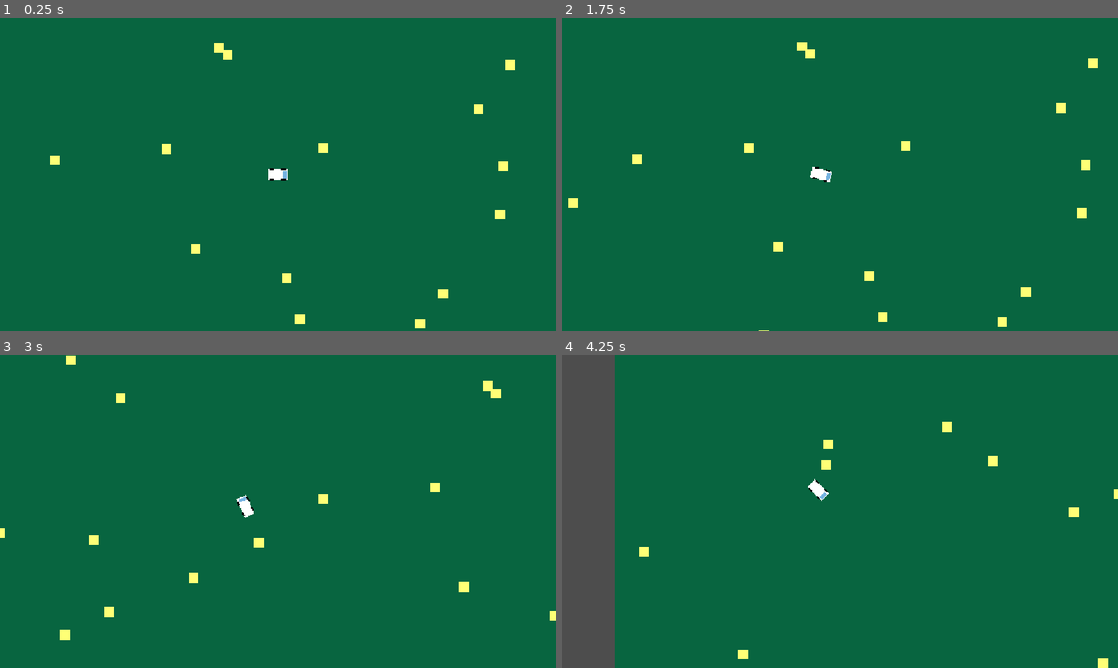
Above: before the commit, frames 1-4 (two rows, left to right).
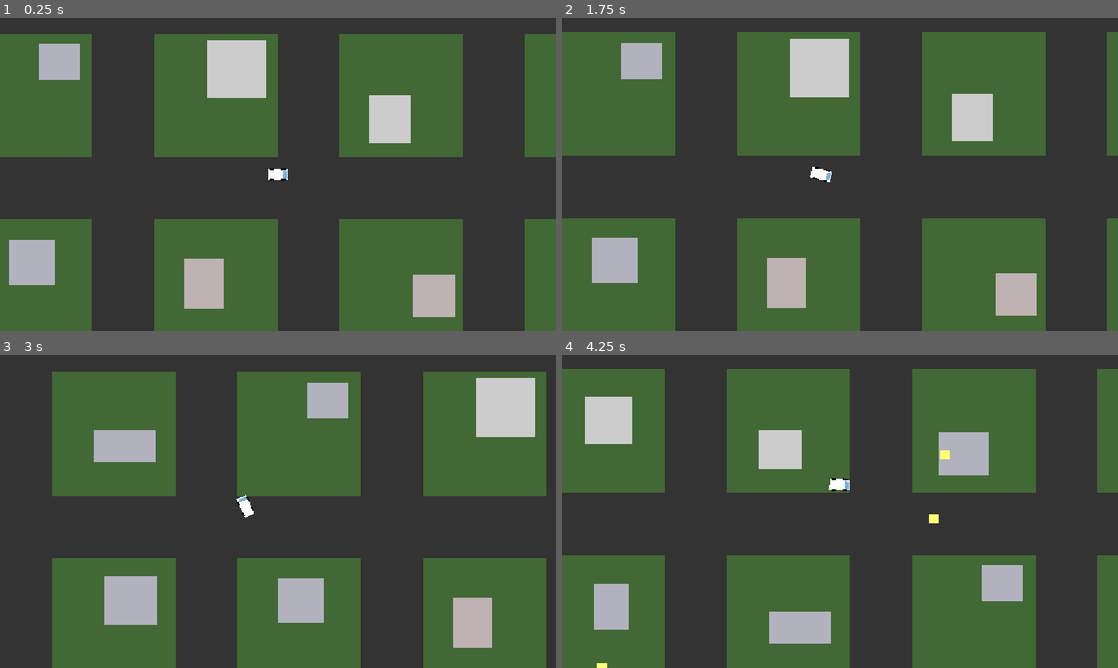
Above: after the commit, the same moments.

Repository: Bolb2019/Nexus
Game: Godot game, scene res://Main/Main.tscn
Two runs of this game, one before a commit and one after it. Both use one fixed random seed, a clock stepped at 60 frames per second and the inputs below.
Inputs (mouse positions are in pixels of both pictures, inside the frame that each line leads up to):
- Up to frame 1 (0.25 s): no input
- Up to frame 2 (1.75 s): tap Enter at 0.5 s; move the mouse to (962, 158) at 0.52 s; hold D (Turn_Right) 0.53-1.28 s; tap Alt at 0.6 s; click (962, 158) at 0.67 s; move the mouse to (728, 190) at 1.27 s; hold S (Backward) from 1.28 s (still down); tap Shift at 1.35 s
- Up to frame 3 (3 s): move the mouse to (333, 442) at 2.02 s; release S (Backward) at 2.03 s; hold D (Turn_Right) 2.03-2.78 s; tap Alt at 2.1 s; move the mouse to (250, 574) at 2.77 s; hold W (Forward) from 2.78 s (still down); tap Shift at 2.85 s; click (250, 574) at 2.92 s
- Up to frame 4 (4.25 s): move the mouse to (1006, 558) at 3.52 s; release W (Forward) at 3.53 s; hold A (Turn_Left) from 3.53 s (still down); tap Alt at 3.6 s

The runs differ from the first frame. In frame 1, 100% of the frame differs, in the area x 0-100%, y 0-100%; in frame 2, 100%; in frame 3, 100%; in frame 4, 100%.

Commit message:
feat: added procedurally generating map

Diff:
--- a/nexus/Main/Main.tscn
+++ b/nexus/Main/Main.tscn
@@ -1,46 +1,12 @@
 [gd_scene format=3 uid="uid://c5nq0x0kidi5v"]
 
+[ext_resource type="PackedScene" uid="uid://d2a4foka7duvy" path="res://Map_gen/city.tscn" id="1_amygn"]
 [ext_resource type="PackedScene" uid="uid://cs2esnkvg0kjt" path="res://Player/Player.tscn" id="1_lxy7q"]
 [ext_resource type="PackedScene" uid="uid://sikv4aa8o7vj" path="res://Objectives/Spawners/Cheese Spawner.tscn" id="2_83ytx"]
 
-[sub_resource type="RectangleShape2D" id="RectangleShape2D_83ytx"]
-size = Vector2(3017, 20)
-
 [node name="Main" type="Node2D" unique_id=381744176]
 
-[node name="ColorRect" type="ColorRect" parent="." unique_id=293351749]
-offset_right = 3000.0
-offset_bottom = 3000.0
-color = Color(0.03231424, 0.39786384, 0.2524828, 1)
-
-[node name="StaticBody2D" type="StaticBody2D" parent="ColorRect" unique_id=1423052646]
-position = Vector2(1, 5)
-
-[node name="CollisionShape2D" type="CollisionShape2D" parent="ColorRect/StaticBody2D" unique_id=381934893]
-position = Vector2(1498.5, 0)
-shape = SubResource("RectangleShape2D_83ytx")
-
-[node name="StaticBody2D2" type="StaticBody2D" parent="ColorRect" unique_id=1899354138]
-position = Vector2(-5, 2994)
-
-[node name="CollisionShape2D" type="CollisionShape2D" parent="ColorRect/StaticBody2D2" unique_id=910920735]
-position = Vector2(1498.5, 0)
-shape = SubResource("RectangleShape2D_83ytx")
-
-[node name="StaticBody2D3" type="StaticBody2D" parent="ColorRect" unique_id=458001691]
-rotation = 1.5707964
-
-[node name="CollisionShape2D" type="CollisionShape2D" parent="ColorRect/StaticBody2D3" unique_id=570279]
-position = Vector2(1498.5, 0)
-shape = SubResource("RectangleShape2D_83ytx")
-
-[node name="StaticBody2D4" type="StaticBody2D" parent="ColorRect" unique_id=1566833753]
-position = Vector2(2991, 3002)
-rotation = -1.5707964
-
-[node name="CollisionShape2D" type="CollisionShape2D" parent="ColorRect/StaticBody2D4" unique_id=1647464955]
-position = Vector2(1498.5, 0)
-shape = SubResource("RectangleShape2D_83ytx")
+[node name="City" parent="." unique_id=1828074466 instance=ExtResource("1_amygn")]
 
 [node name="Player" parent="." unique_id=1748143763 instance=ExtResource("1_lxy7q")]
 position = Vector2(1473, 1507)
--- /dev/null
+++ b/nexus/Map_gen/city.tscn
@@ -0,0 +1,6 @@
+[gd_scene format=3 uid="uid://d2a4foka7duvy"]
+
+[ext_resource type="Script" uid="uid://ba1l3hrtfs5k0" path="res://Map_gen/city_gen.gd" id="1_0cck1"]
+
+[node name="City" type="Node2D" unique_id=1828074466]
+script = ExtResource("1_0cck1")
--- /dev/null
+++ b/nexus/Map_gen/city_gen.gd
@@ -0,0 +1,145 @@
+extends Node2D
+
+@export var city_width: int = 20
+@export var city_height: int = 20
+
+@export var cell_size: int = 384
+@export var road_width: int = 128
+
+@export var building_min_size: int = 64
+@export var building_max_size: int = 128
+
+@export var road_color: Color = Color(0.2, 0.2, 0.2)
+@export var building_colors: Array[Color] = [
+	Color(0.8, 0.8, 0.8),
+	Color(0.7, 0.7, 0.75),
+	Color(0.75, 0.7, 0.7),
+	Color(0.6, 0.6, 0.65)
+]
+
+var rng := RandomNumberGenerator.new()
+
+var buildings: Array = []
+
+func _ready():
+	rng.randomize()
+
+	_generate_buildings()
+	_create_building_collisions()
+	_create_city_boundaries()
+
+	queue_redraw()
+
+func _generate_buildings():
+	buildings.clear()
+
+	for x in range(city_width):
+		for y in range(city_height):
+
+			var origin = Vector2(x * cell_size, y * cell_size)
+
+			var margin = road_width * 0.6
+
+			var min_pos = origin + Vector2(margin, margin)
+			var max_pos = origin + Vector2(cell_size - margin, cell_size - margin)
+
+			var size = Vector2(
+				rng.randi_range(building_min_size, building_max_size),
+				rng.randi_range(building_min_size, building_max_size)
+			)
+
+			var pos = Vector2(
+				rng.randf_range(min_pos.x, max_pos.x - size.x),
+				rng.randf_range(min_pos.y, max_pos.y - size.y)
+			)
+
+			var color = building_colors[rng.randi_range(0, building_colors.size() - 1)]
+
+			buildings.append({
+				"rect": Rect2(pos, size),
+				"color": color
+			})
+
+func _draw():
+	_draw_roads()
+	_draw_buildings()
+
+func _draw_roads():
+	var total_width = city_width * cell_size
+	var total_height = city_height * cell_size
+
+	for x in range(city_width + 1):
+		var px = x * cell_size
+		draw_rect(
+			Rect2(Vector2(px - road_width / 2, 0), Vector2(road_width, total_height)),
+			road_color
+		)
+
+	for y in range(city_height + 1):
+		var py = y * cell_size
+		draw_rect(
+			Rect2(Vector2(0, py - road_width / 2), Vector2(total_width, road_width)),
+			road_color
+		)
+
+func _draw_buildings():
+	for building in buildings:
+		draw_rect(building.rect, building.color)
+
+func _create_building_collisions():
+	for building in buildings:
+
+		var rect: Rect2 = building.rect
+
+		var body := StaticBody2D.new()
+		add_child(body)
+
+		var shape := CollisionShape2D.new()
+		body.add_child(shape)
+
+		var rectangle := RectangleShape2D.new()
+		rectangle.size = rect.size
+
+		shape.shape = rectangle
+		shape.position = rect.position + rect.size * 0.5
+
+func _create_city_boundaries():
+
+	var total_width = city_width * cell_size
+	var total_height = city_height * cell_size
+
+	var wall_thickness = 128.0
+
+	_create_wall(
+		Vector2(total_width * 0.5, -wall_thickness * 0.5),
+		Vector2(total_width, wall_thickness)
+	)
+
+	_create_wall(
+		Vector2(total_width * 0.5, total_height + wall_thickness * 0.5),
+		Vector2(total_width, wall_thickness)
+	)
+
+	_create_wall(
+		Vector2(-wall_thickness * 0.5, total_height * 0.5),
+		Vector2(wall_thickness, total_height)
+	)
+
+	_create_wall(
+		Vector2(total_width + wall_thickness * 0.5, total_height * 0.5),
+		Vector2(wall_thickness, total_height)
+	)
+
+func _create_wall(center: Vector2, size: Vector2):
+
+	var body := StaticBody2D.new()
+	add_child(body)
+
+	var shape := CollisionShape2D.new()
+	body.add_child(shape)
+
+	var rectangle := RectangleShape2D.new()
+	rectangle.size = size
+
+	shape.shape = rectangle
+	shape.position = center
--- a/nexus/Objectives/Spawners/cheese_spawner.gd
+++ b/nexus/Objectives/Spawners/cheese_spawner.gd
@@ -1,6 +1,7 @@
 extends Node2D
 
 const MAX_CHEESE = 200
+const SPAWN_RANGE = 384*20
 
 var time = 0
 var wait_time = 0
@@ -26,4 +27,4 @@
 
 	var cheese = preload("res://Objectives/Objects/Cheese.tscn").instantiate()
 	add_child(cheese)
-	cheese.global_position =  Vector2(randi() % 3000, randi() % 3000)
+	cheese.global_position =  Vector2(randi() % SPAWN_RANGE, randi() % SPAWN_RANGE)
--- a/nexus/project.godot
+++ b/nexus/project.godot
@@ -59,7 +59,10 @@
 [physics]
 
 3d/physics_engine="Jolt Physics"
+common/enable_pause_aware_picking=true
 
 [rendering]
 
 rendering_device/driver.windows="d3d12"
+environment/defaults/default_clear_color=Color(0.25815427, 0.409845, 0.20836693, 1)
+environment/default_environment="res://default_env.tres"
Not shown, added: nexus/Map_gen/city_gen.gd.uid
